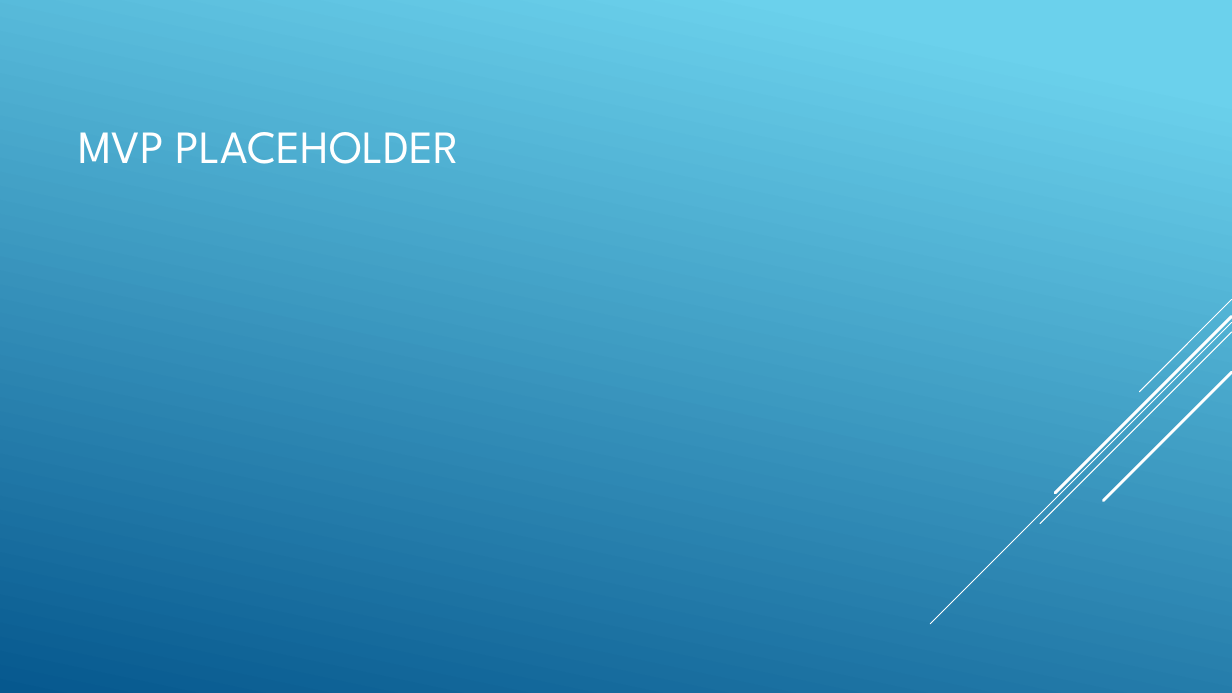
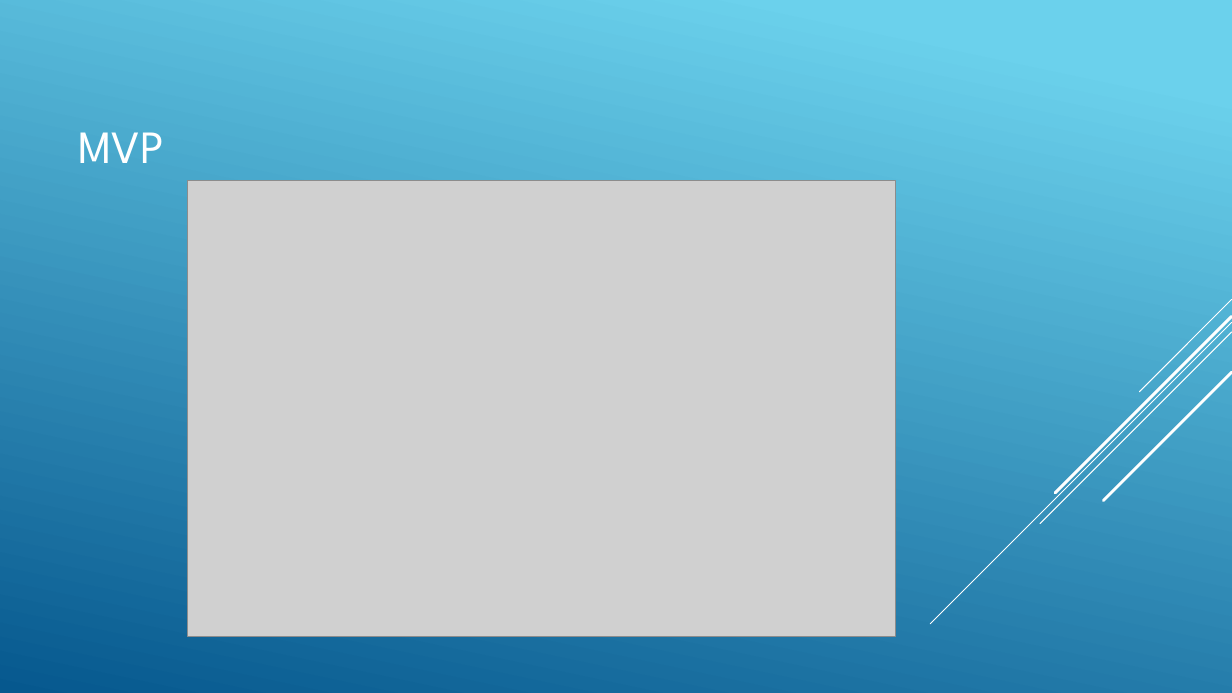
Before and after one commit to pabreblob/capsulefy, a slide deck: slide 6 of Week 1 docs/JUKEVOTE.pptx. Drawn at 1232x693 pixels with LibreOffice and Linux fonts; fonts in the diff are those of the drawing; grey boxes stand for pictures. Boxes give left, top, right and bottom in pixels: in the first picture for what was removed or moved away, otherwise in the second. Text is boxed around its words. In the diff, an @@ line names an element or a change of style, - is before the commit and + after.

```diff
--- a/Week 1 docs/JUKEVOTE.pptx
+++ b/Week 1 docs/JUKEVOTE.pptx
@@ title at [78, 132, 164, 163]: text changed @@
-MVP PLACEHOLDER
+MVP
@@ picture added at [188, 180, 896, 637] @@
```
Also in this commit, not shown: 6 other slides changed, 4 slides added, 1 slide removed, 1 other file.
